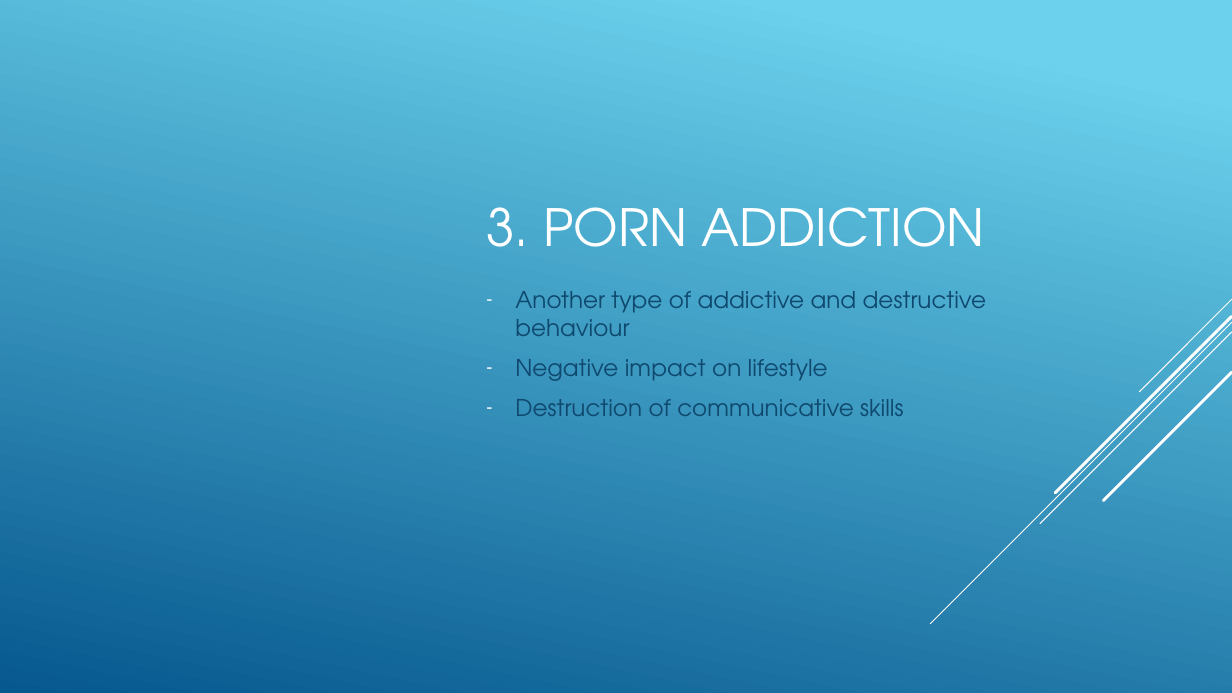
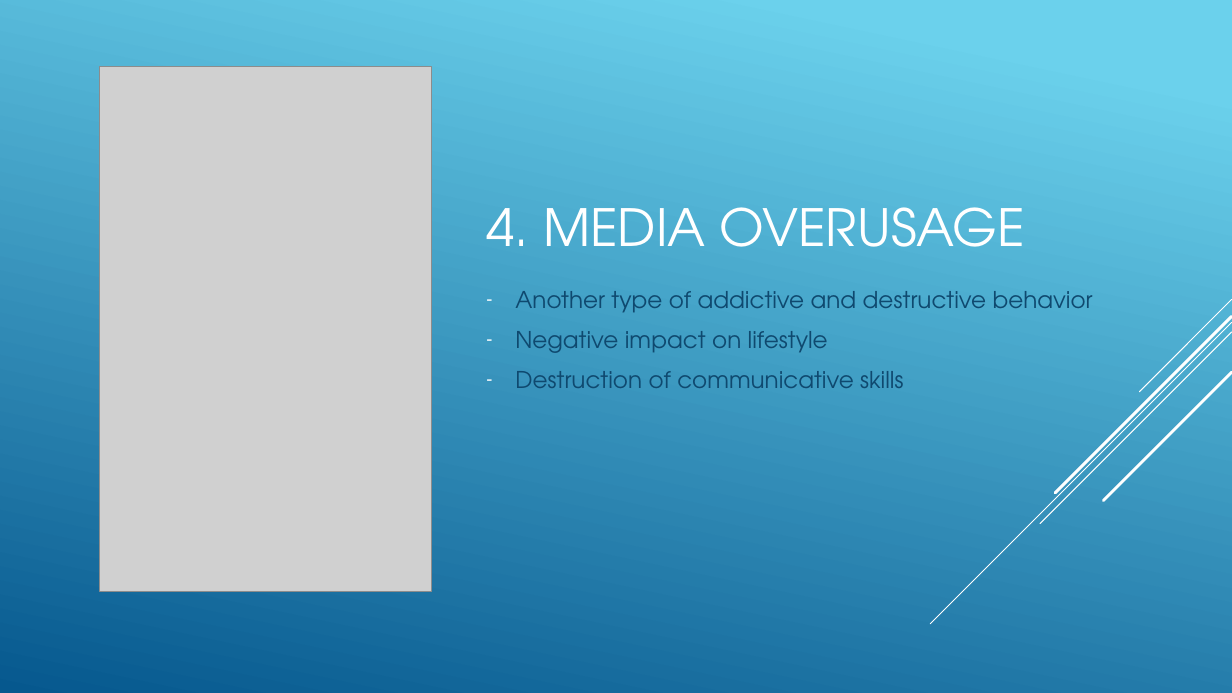
Before and after one commit to robilkot/BSUIR, a slide deck: slide 5 of English/Modern youth problems.pptx (slide 4 before the commit). Drawn at 1232x693 pixels with LibreOffice and Linux fonts; fonts in the diff are those of the drawing; grey boxes stand for pictures. Boxes give left, top, right and bottom in pixels: in the first picture for what was removed or moved away, otherwise in the second. Text is boxed around its words. In the diff, an @@ line names an element or a change of style, - is before the commit and + after.

Commit message:
finish 2nd presentation

```diff
--- a/English/Modern youth problems.pptx
+++ b/English/Modern youth problems.pptx
@@ picture added at (100,67,432,592) @@
@@ title at (486,207,1025,247): text changed @@
-3. PORN ADDICTION
+4. MEDIA OVERUSAGE
@@ text at (515,291,1093,312): text changed @@
-– Another type of addictive and destructive behaviour
+– Another type of addictive and destructive behavior
```
Also in this commit, not shown: 1 other slide changed, 2 slides added, 1 slide removed.
